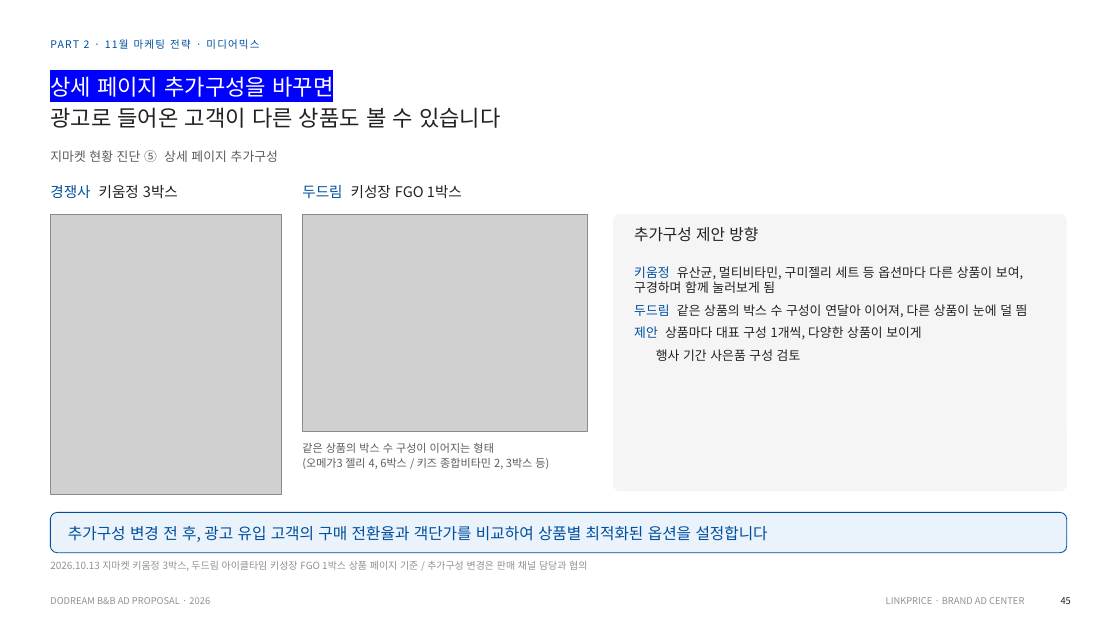
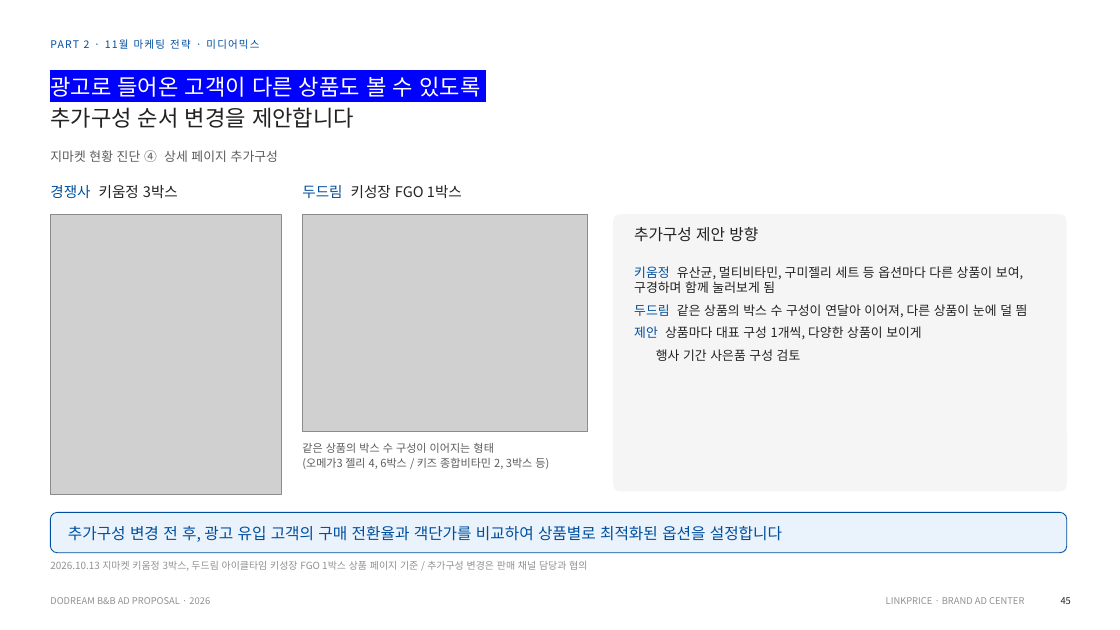
Before and after one commit to sonnet24/mypage, a slide deck: slide 11 of 쿠팡_오픈마켓_11월_261013_취합본.pptx (slide 12 before the commit). Drawn at 1120x630 pixels with LibreOffice and Linux fonts; fonts in the diff are those of the drawing; grey boxes stand for pictures. Boxes give left, top, right and bottom in pixels: in the first picture for what was removed or moved away, otherwise in the second. Text is boxed around its words. In the diff, an @@ line names an element or a change of style, - is before the commit and + after.

```diff
--- a/쿠팡_오픈마켓_11월_261013_취합본.pptx
+++ b/쿠팡_오픈마켓_11월_261013_취합본.pptx
@@ text at [50,76,480,128]: text changed; text colour #222222 to #FFFFFF @@
-상세 페이지 추가구성을 바꾸면
-광고로 들어온 고객이 다른 상품도 볼 수 있습니다
+광고로 들어온 고객이 다른 상품도 볼 수 있도록
+추가구성 순서 변경을 제안합니다
@@ text at [50,150,278,162]: text changed @@
-지마켓 현황 진단 ⑤ 상세 페이지 추가구성
+지마켓 현황 진단 ④ 상세 페이지 추가구성
@@ text at [68,526,782,542]: text changed @@
-추가구성 변경 전 후, 광고 유입 고객의 구매 전환율과 객단가를 비교하여 상품별 최적화된 옵션을 설정합니다
+추가구성 변경 전 후, 광고 유입 고객의 구매 전환율과 객단가를 비교하여 상품별로 최적화된 옵션을 설정합니다
```
Also in this commit, not shown: 5 other slides changed, 1 slide removed.
